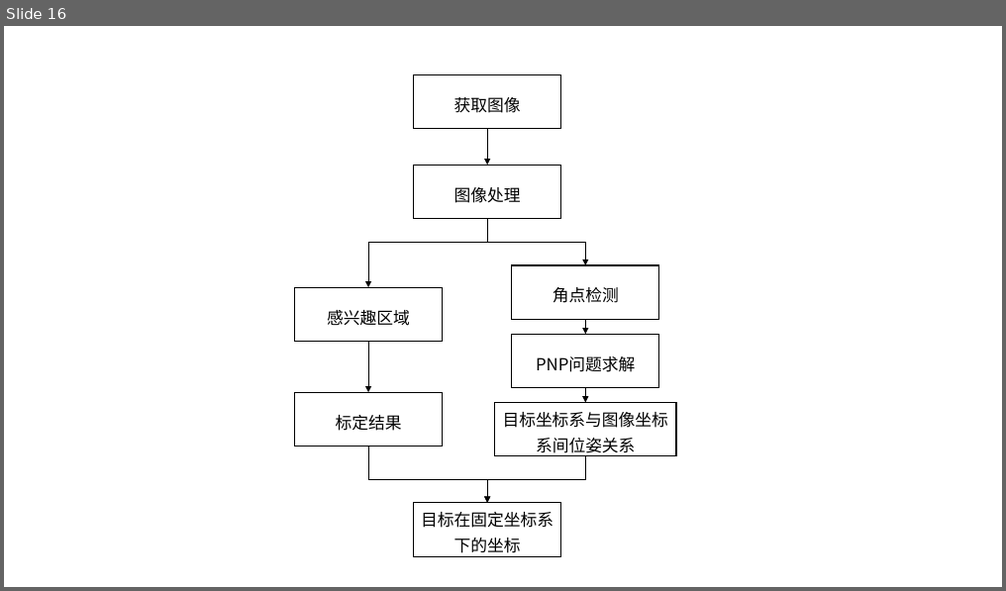
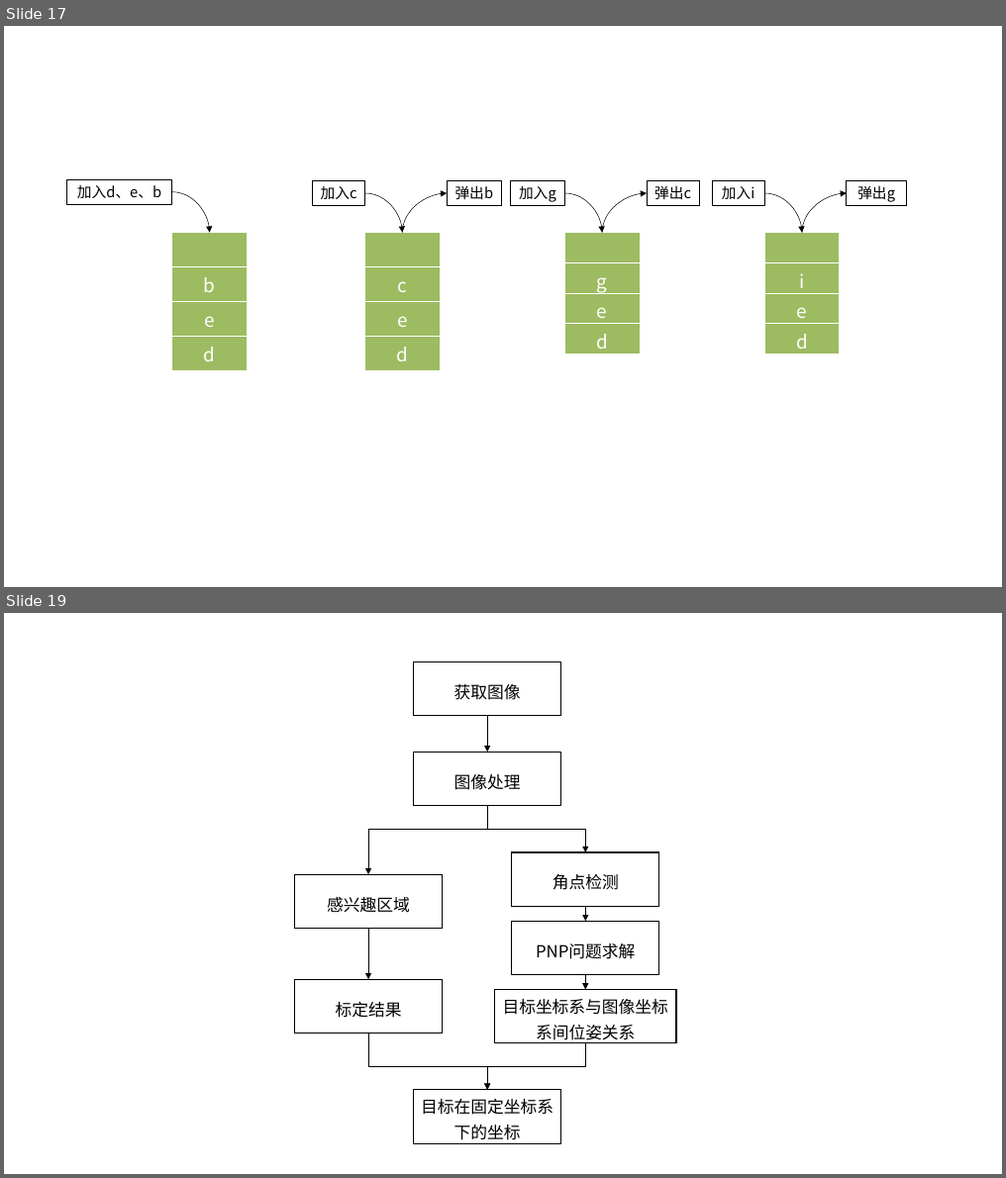
Before and after one commit to ghowoght/motion-planning, a slide deck: 框图.pptx. Shown one above the other, each under a label of ours: slide 16 before the commit, slides 17 and 19 after it; the slides between them are not shown. The pictures are 1006x591 and 1006x1178 pixels, drawn with LibreOffice and Linux fonts; fonts in the diff are those of the drawing. Boxes give left, top, right and bottom in pixels: in the first picture for what was removed or moved away, otherwise in the second. Text is boxed around its words. In the diff, an @@ line names an element or a change of style, - is before the commit and + after.

```diff
--- a/框图.pptx
+++ b/框图.pptx
@@ slide 17 added at (4, 26, 1002, 587), background #FFFFFF @@
@@ rectangle added at (67, 179, 172, 205), outline #000000 0.75 pt, 14 pt, text #000000 @@
+加入d、e、b
@@ curved arrow added from (172, 192) to (210, 233), #000000 0.5 pt @@
@@ rectangle added at (313, 181, 364, 206), outline #000000 0.75 pt, 14 pt, text #000000 @@
+加入c
@@ curved arrow added from (364, 193) to (402, 233), #000000 0.5 pt @@
@@ curved arrow added from (402, 233) to (448, 193), #000000 0.5 pt @@
@@ rectangle added at (448, 181, 502, 206), outline #000000 0.75 pt, 14 pt, text #000000 @@
+弹出b
@@ rectangle added at (510, 181, 564, 206), outline #000000 0.75 pt, 14 pt, text #000000 @@
+加入g
@@ curved arrow added from (564, 193) to (602, 233), #000000 0.5 pt @@
@@ curved arrow added from (602, 233) to (648, 193), #000000 0.5 pt @@
@@ rectangle added at (648, 181, 699, 206), outline #000000 0.75 pt, 14 pt, text #000000 @@
+弹出c
@@ rectangle added at (712, 181, 764, 206), outline #000000 0.75 pt, 14 pt, text #000000 @@
+加入i
@@ curved arrow added from (764, 193) to (802, 233), #000000 0.5 pt @@
@@ curved arrow added from (802, 233) to (846, 193), #000000 0.5 pt @@
@@ rectangle added at (846, 181, 907, 206), outline #000000 0.75 pt, 14 pt, text #000000 @@
+弹出g
@@ table added at (172, 233, 248, 366), 4 rows, 1 columns @@
+
+b
+e
+d
@@ table added at (364, 233, 440, 366), 4 rows, 1 columns @@
+
+c
+e
+d
@@ table added at (564, 233, 640, 354), 4 rows, 1 columns @@
+
+g
+e
+d
@@ table added at (764, 233, 840, 354), 4 rows, 1 columns @@
+
+i
+e
+d
@@ what was slide 16 is now slide 19 @@
```
Also in this commit, not shown: 1 slide changed, 2 other slides added, 5 other files.
